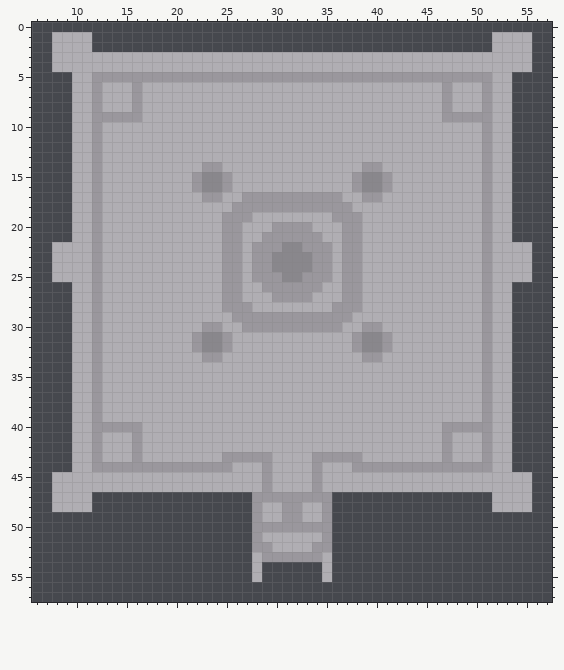
Two versions of one pixel-art sprite, core/assets/maps/temple-floor.png. The picture above was drawn from the file before the commit.
The file is 64x64 pixels. Shown: x 6..57, y 0..57.
Once edited:
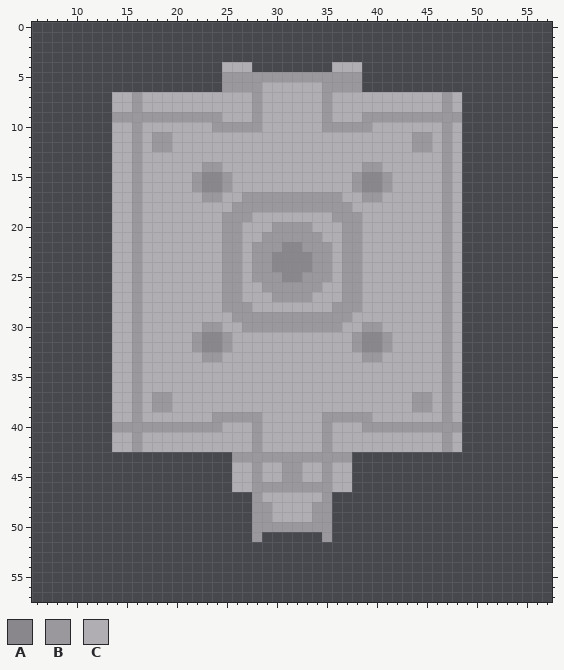
Palette (. is transparent): A #89878c  B #9a979d  C #b0aeb3
What changed:
Colour B replaces colour C in row 6 at x 25 to 28 and 35 to 38; in rows 7 to 8 at x 28 and 35; in row 9 at x 17 to 24, 28, 35 and 39 to 46; in row 10 at x 16, 24 to 28, 35 to 39 and 47; in rows 11 to 12 at x 16, 18 to 19, 44 to 45 and 47; in rows 13 to 36 at x 16 and 47.
Colour B replaces colour C in rows 37 to 38 at x 16, 18 to 19, 44 to 45 and 47; in row 39 at x 16, 24 to 28, 35 to 39 and 47; in row 40 at x 17 to 24, 28, 35 and 39 to 46; in rows 41 to 42 at x 28 and 35; in row 43 at x 30 to 33; in rows 44 to 45 at x 28, 31 to 32 and 35.
Colour B replaces colour C in row 46 at x 28, 30 to 33 and 35; in rows 48 to 49 at x 29 and 34.
Colour C replaces colour B in rows 44 to 45 at x 29 and 34; in row 47 at x 29 to 34; in rows 48 to 49 at x 31 to 32.
The edit erases colour B in row 5 at x 12 to 24 and 39 to 51; in row 6 at x 12, 16, 47 and 51; in rows 7 to 8 at x 12 and 51; in row 9 at x 12 to 13 and 49 to 51; in rows 10 to 39 at x 12 and 51; in row 40 at x 12 to 13 and 49 to 51.
The edit erases colour B in rows 41 to 42 at x 12 and 51; in row 43 at x 12, 16, 25, 38, 47 and 51; in row 44 at x 12 to 25 and 38 to 51; in row 52 at x 28 to 29 and 34 to 35; in row 53 at x 29 to 34.
The edit erases colour C in rows 1 to 2 at x 8 to 11 and 52 to 55; in row 3 at x 8 to 55; in row 4 at x 8 to 24, 28 to 35 and 39 to 55; in row 5 at x 10 to 11 and 52 to 53; in row 6 at x 10 to 11, 13 to 15, 17 to 24, 39 to 46, 48 to 50 and 52 to 53; in rows 7 to 8 at x 10 to 11, 13, 49 to 50 and 52 to 53.
The edit erases colour C in row 9 at x 10 to 11 and 52 to 53; in rows 10 to 21 at x 10 to 11, 13, 49 to 50 and 52 to 53; in rows 22 to 25 at x 8 to 11, 13, 49 to 50 and 52 to 55; in rows 26 to 39 at x 10 to 11, 13, 49 to 50 and 52 to 53; in row 40 at x 10 to 11 and 52 to 53; in rows 41 to 42 at x 10 to 11, 13, 49 to 50 and 52 to 53.
The edit erases colour C in row 43 at x 10 to 11, 13 to 15, 17 to 24, 39 to 46, 48 to 50 and 52 to 53; in row 44 at x 10 to 11 and 52 to 53; in rows 45 to 46 at x 8 to 25 and 38 to 55; in rows 47 to 48 at x 8 to 11 and 52 to 55; in row 51 at x 29 to 34; in row 52 at x 30 to 33.
The edit erases colour C in rows 53 to 55 at x 28 and 35.
Changed places in both pictures, as pixel boxes (x1, y1, x2, y2):
changed: (52, 32, 532, 582)
